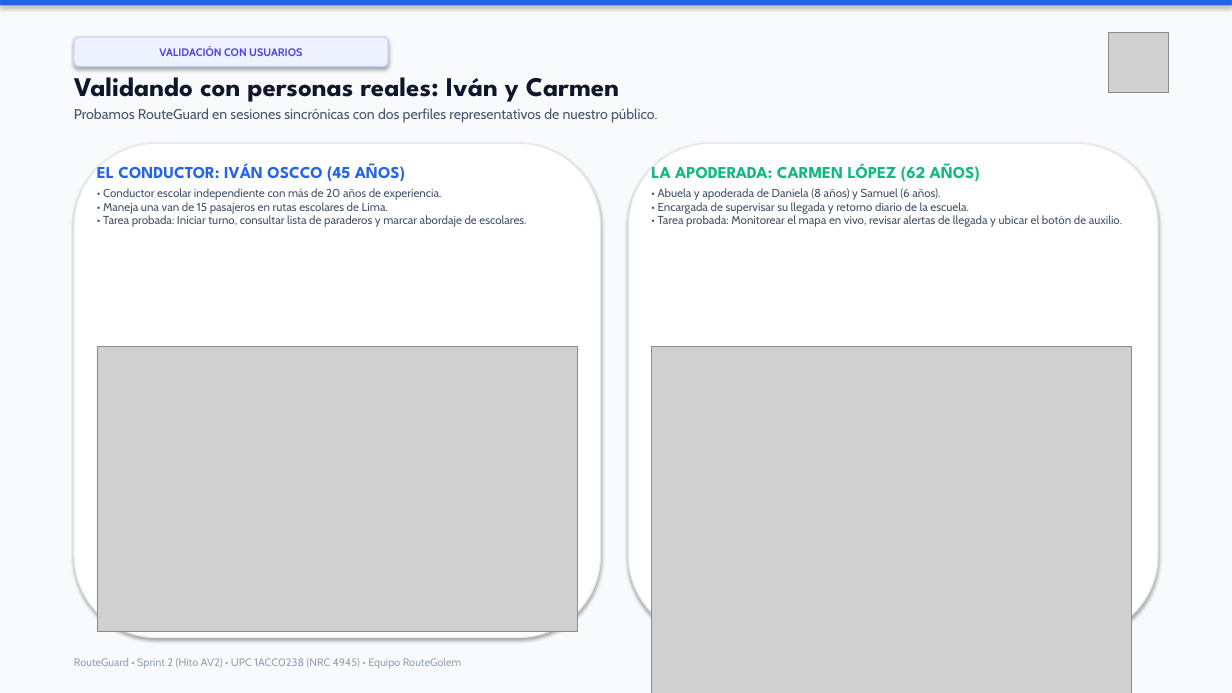
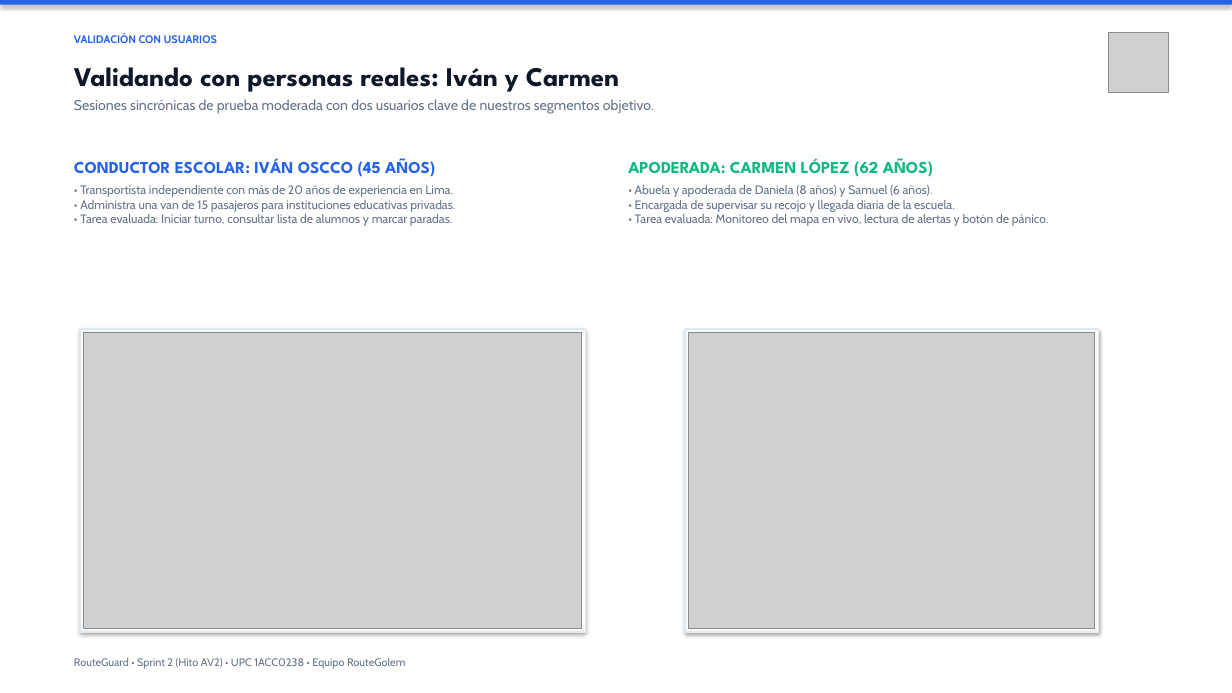
Before and after one commit to upc-pre-202620-1acc0238-4945-routegolem/routeguard-report, a slide deck: slide 13 of RouteGuard_Presentacion_Sprint2_AV2.pptx. Drawn at 1232x693 pixels with LibreOffice and Linux fonts; fonts in the diff are those of the drawing; grey boxes stand for pictures. Boxes give left, top, right and bottom in pixels: in the first picture for what was removed or moved away, otherwise in the second. Text is boxed around its words. In the diff, an @@ line names an element or a change of style, - is before the commit and + after.

Commit message:
style(presentation): remove chunky rounded card wrappers and scale all images to exact fit

```diff
--- a/RouteGuard_Presentacion_Sprint2_AV2.pptx
+++ b/RouteGuard_Presentacion_Sprint2_AV2.pptx
@@ rectangle at box(0, 0, 1232, 693): fill #F8FAFC to #FFFFFF @@
@@ text "VALIDACIÓN CON USUARIOS": place and size @@
-text "VALIDACIÓN CON USUARIOS" at box(74, 37, 388, 67)
+text "VALIDACIÓN CON USUARIOS" at box(74, 34, 217, 43)
@@ text "VALIDACIÓN CON USUARIOS" at box(74, 34, 217, 43): text colour #4F46E5 to #2563EB; alignment centre to left; vertical alignment middle to top; fill #EEF2FF to none; outline #C7D2FE 1 pt to none; shadow off @@
@@ text at box(74, 99, 654, 114): text changed; text colour #475569 to #64748B @@
-Probamos RouteGuard en sesiones sincrónicas con dos perfiles representativos de nuestro público.
+Sesiones sincrónicas de prueba moderada con dos usuarios clave de nuestros segmentos objetivo.
@@ rounded rectangle removed at box(74, 143, 601, 638) @@
@@ rounded rectangle removed at box(628, 143, 1158, 638) @@
@@ text at box(74, 158, 455, 226): text changed; size 9 to 9.5 pt; text colour #475569 to #64748B @@
-EL CONDUCTOR: IVÁN OSCCO (45 AÑOS)
-• Conductor escolar independiente con más de 20 años de experiencia.
-• Maneja una van de 15 pasajeros en rutas escolares de Lima.
-• Tarea probada: Iniciar turno, consultar lista de paraderos y marcar abordaje de escolares.
+CONDUCTOR ESCOLAR: IVÁN OSCCO (45 AÑOS)
+• Transportista independiente con más de 20 años de experiencia en Lima.
+• Administra una van de 15 pasajeros para instituciones educativas privadas.
+• Tarea evaluada: Iniciar turno, consultar lista de alumnos y marcar paradas.
@@ text at box(628, 158, 1049, 226): text changed; size 9 to 9.5 pt; text colour #475569 to #64748B @@
-LA APODERADA: CARMEN LÓPEZ (62 AÑOS)
-• Abuela y apoderada de Daniela (8 años) y Samuel (6 años).
-• Encargada de supervisar su llegada y retorno diario de la escuela.
-• Tarea probada: Monitorear el mapa en vivo, revisar alertas de llegada y ubicar el botón de auxilio.
+APODERADA: CARMEN LÓPEZ (62 AÑOS)
+• Abuela y apoderada de Daniela (8 años) y Samuel (6 años).
+• Encargada de supervisar su recojo y llegada diaria de la escuela.
+• Tarea evaluada: Monitoreo del mapa en vivo, lectura de alertas y botón de pánico.
@@ rectangle added at box(80, 329, 586, 632), fill #F8FAFC, outline #E2E8F0 1 pt @@
@@ rectangle added at box(685, 329, 1098, 632), fill #F8FAFC, outline #E2E8F0 1 pt @@
@@ picture: place and size @@
-picture at box(97, 347, 578, 632)
+picture at box(84, 333, 582, 628)
@@ picture: place and size @@
-picture at box(652, 347, 1132, 693)
+picture at box(689, 333, 1094, 628)
@@ text at box(74, 658, 405, 669): text changed; text colour #94A3B8 to #64748B @@
-RouteGuard • Sprint 2 (Hito AV2) • UPC 1ACC0238 (NRC 4945) • Equipo RouteGolem
+RouteGuard • Sprint 2 (Hito AV2) • UPC 1ACC0238 • Equipo RouteGolem
```
Also in this commit, not shown: 16 other slides changed.
